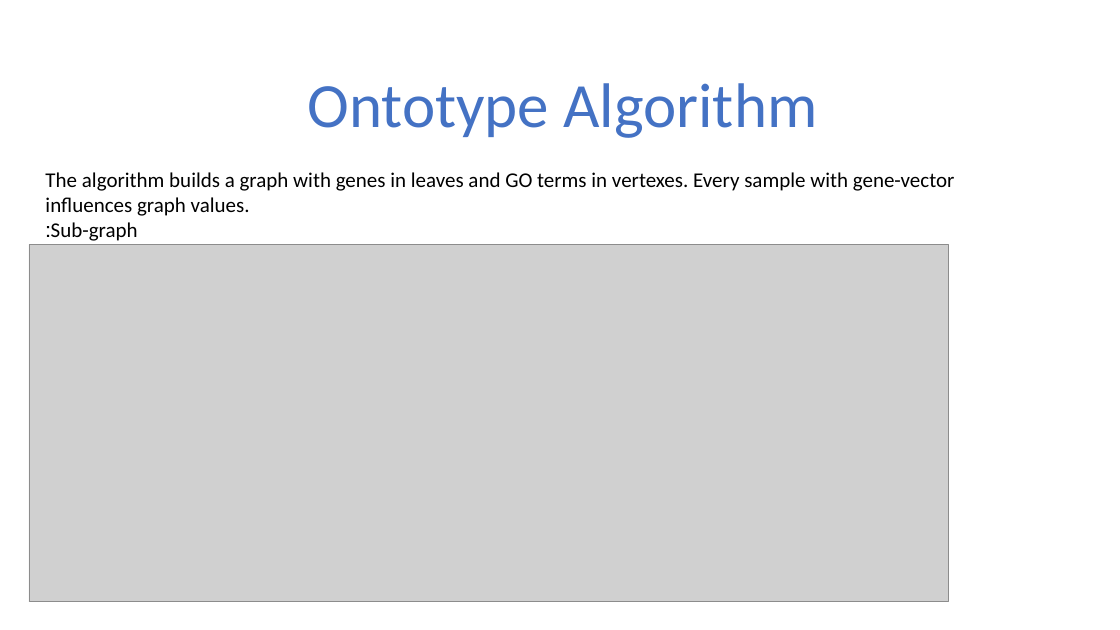
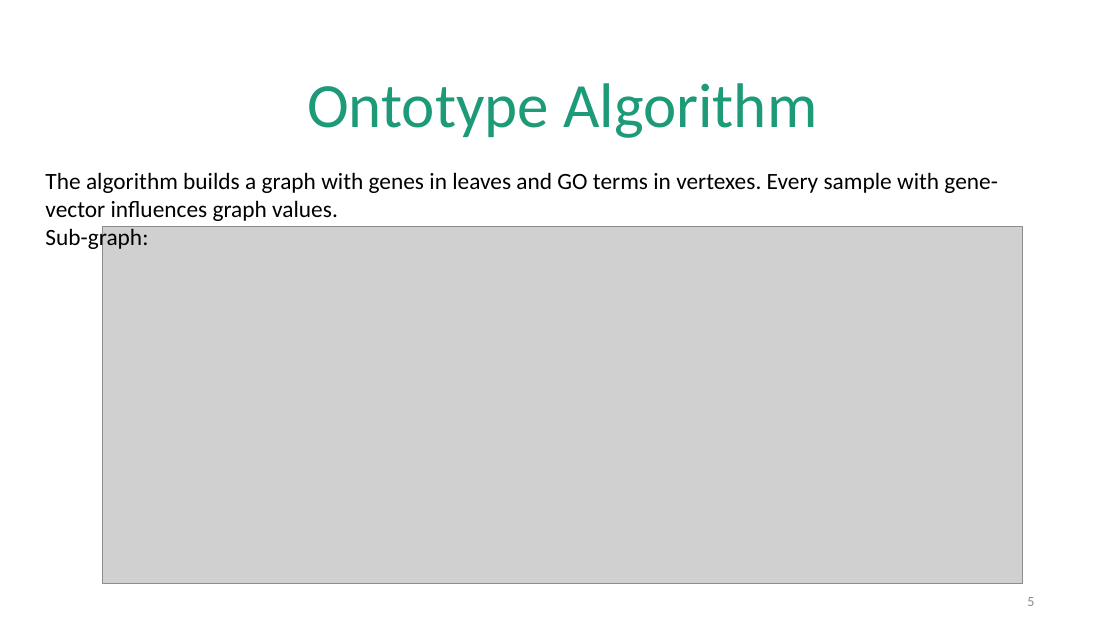
Before and after one commit to bmk1239/predict_telomere_length, a slide deck: slide 5 of presentation.pptx. Drawn at 1120x630 pixels with LibreOffice and Linux fonts; fonts in the diff are those of the drawing; grey boxes stand for pictures. Boxes give left, top, right and bottom in pixels: in the first picture for what was removed or moved away, otherwise in the second. Text is boxed around its words. In the diff, an @@ line names an element or a change of style, - is before the commit and + after.

```diff
--- a/presentation.pptx
+++ b/presentation.pptx
@@ text "Ontotype Algorithm" at (307, 83, 817, 138): text colour #4472C4 to #1D9A78 @@
@@ text "The algorithm builds a graph ..." at (45, 172, 997, 251): size 18 to 20 pt @@
@@ picture: place and size @@
-picture at (29, 245, 948, 602)
+picture at (103, 226, 1023, 584)
@@ page number added at (1027, 597, 1034, 606), 12 pt, text #8C8C8C @@
+5
```
Also in this commit, not shown: 5 other slides changed, 1 slide added, 1 slide removed.
